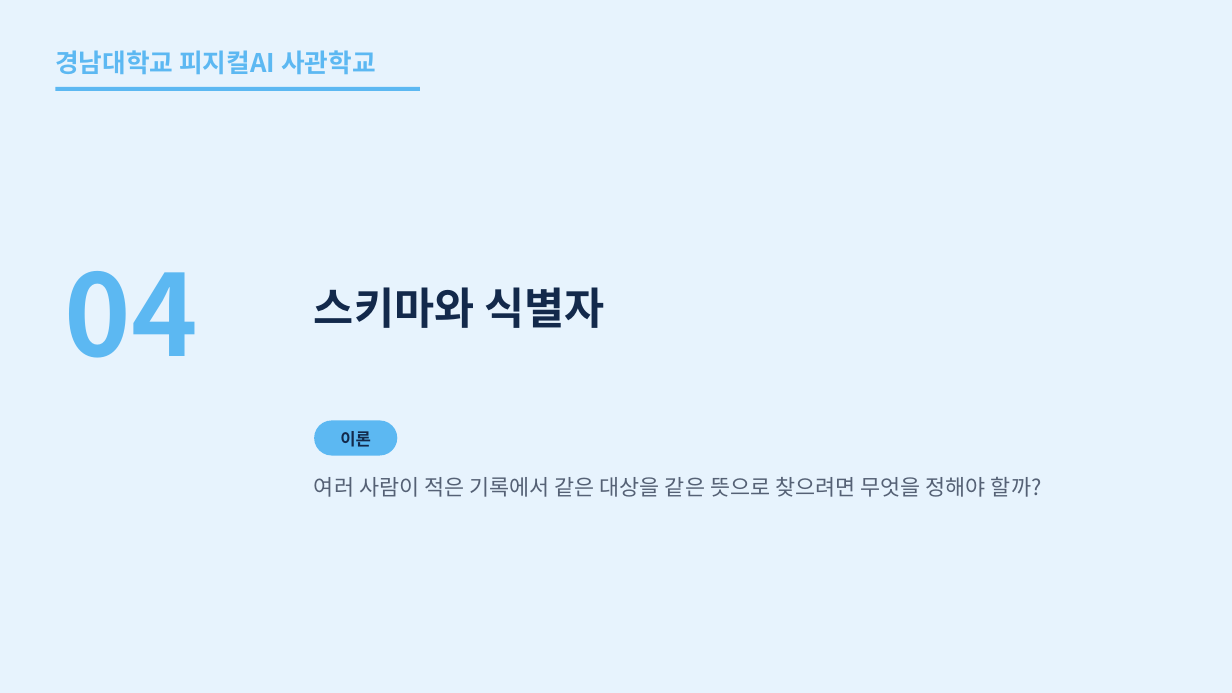
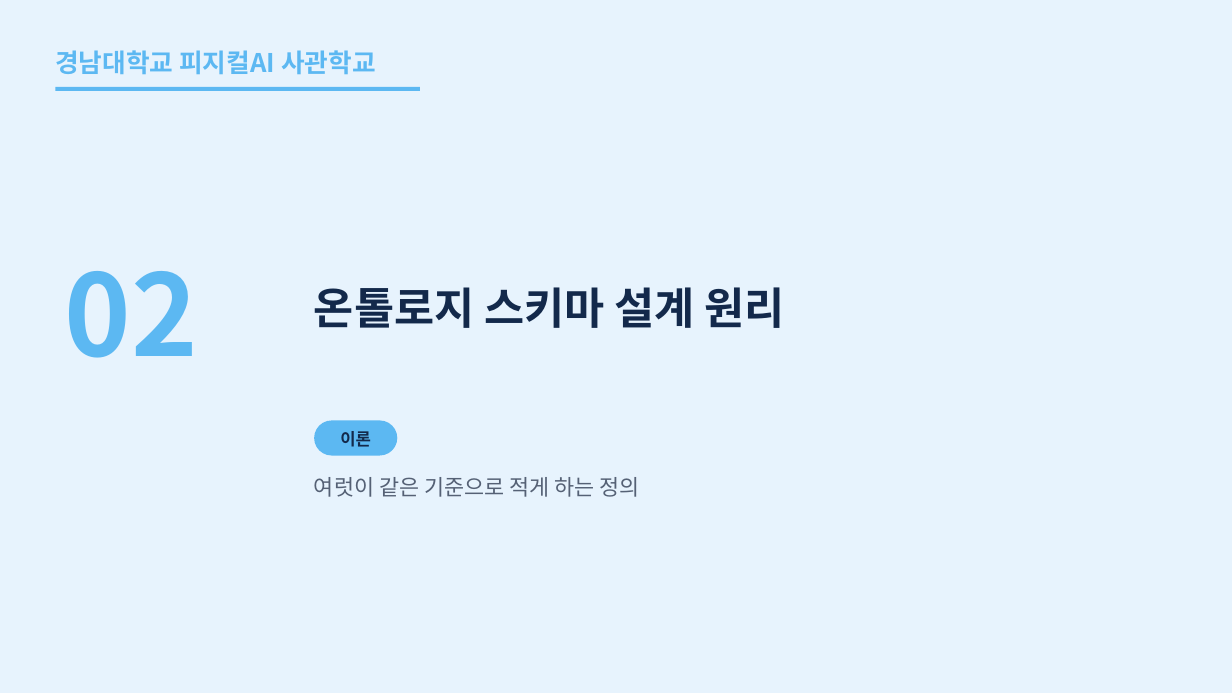
Before and after one commit to uengine-oss/hyd-iot-edu, a slide deck: slide 23 of workspace/강의제작/산출물/통합반/이론/02회차/통합반_02일차.pptx. Drawn at 1232x693 pixels with LibreOffice and Linux fonts; fonts in the diff are those of the drawing. Boxes give left, top, right and bottom in pixels: in the first picture for what was removed or moved away, otherwise in the second. Text is boxed around its words. In the diff, an @@ line names an element or a change of style, - is before the commit and + after.

Commit message:
통합 2회차 이론 덱 새 판 70장(화면 확정 2026-11-11, PPTX d208a7fc): 차례부터 새로 짜 원고 · 그림 15 · PPTX · 구성.json 장 범위 · 과정 README 확정 칸 · 빌더 코드 상자 배치(코드 높이에 맞춰 세로 가운데) · 공통 C-3과 덱 D-5에 AI 티 기준 · 덱 함정(시트.py 출력 자리) · CLAUDE.md 6절 줄 끝 함정 · 사실표 2.7 가리킴 4.5절 ② · 남은일 2회차 실라버스 어긋남 줄

```diff
--- a/workspace/강의제작/산출물/통합반/이론/02회차/통합반_02일차.pptx
+++ b/workspace/강의제작/산출물/통합반/이론/02회차/통합반_02일차.pptx
@@ text at (64, 271, 197, 358): text changed @@
-04
+02
@@ text at (314, 287, 784, 328): text changed @@
-스키마와 식별자
+온톨로지 스키마 설계 원리
@@ text at (314, 477, 640, 497): text changed @@
-여러 사람이 적은 기록에서 같은 대상을 같은 뜻으로 찾으려면 무엇을 정해야 할까?
+여럿이 같은 기준으로 적게 하는 정의
```
Also in this commit, not shown: 28 other slides changed, 40 slides added, 50 slides removed, 25 other files.
